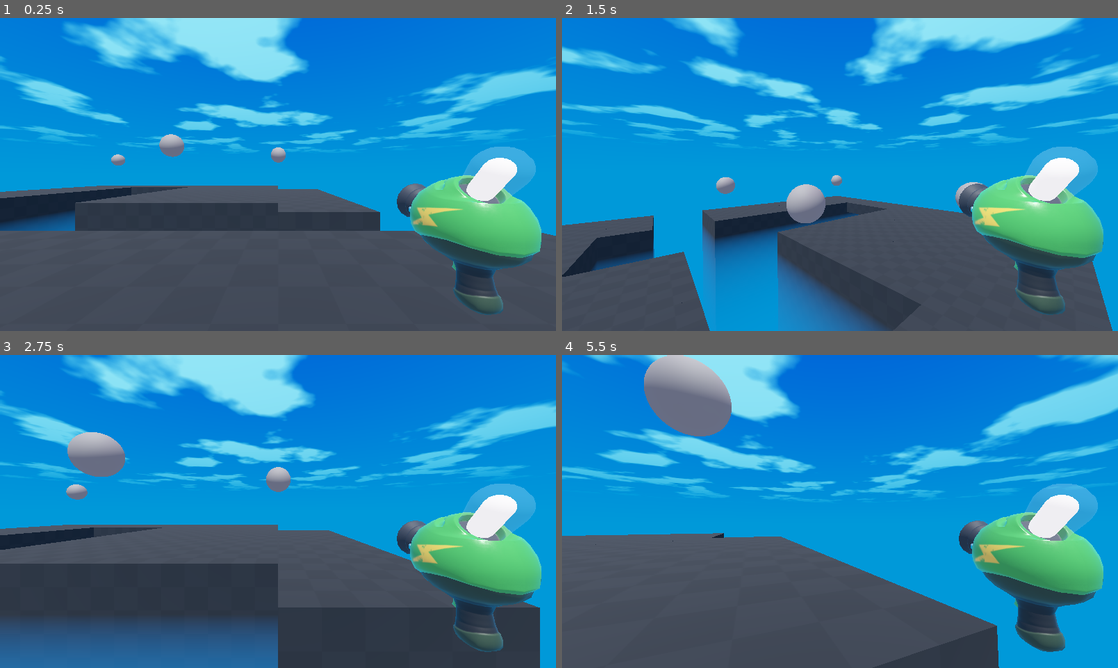
Above: before the commit, frames 1-4 (two rows, left to right).
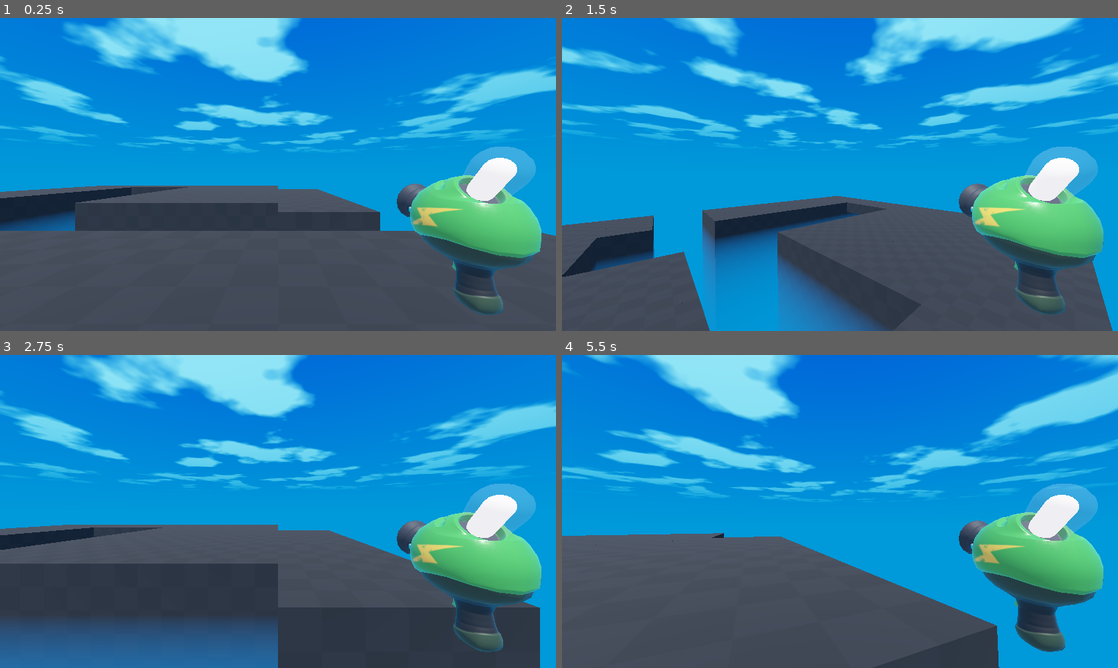
Above: after the commit, the same moments.

Repository: gdquest-demos/getting-started-with-godot-4
Game: Godot game, scene res://game.tscn
Same seed, same stepped clock (60 frames per second), same inputs: the game is played once before the commit and once after it.
Inputs (mouse positions are in pixels of both pictures, inside the frame that each line leads up to):
- Up to frame 1 (0.25 s): no input
- Up to frame 2 (1.5 s): tap Enter at 0.5 s; move the mouse to (867, 174) at 0.52 s; press the mouse at (867, 174) at 0.53 s; hold W (move_forward) from 0.53 s (still down); tap Space (jump) at 0.77 s; move the mouse to (812, 174) at 1.27 s; release the mouse at (812, 174) at 1.28 s; tap T at 1.35 s
- Up to frame 3 (2.75 s): keep holding W (move_forward); tap Space (jump) at 1.52 s; move the mouse to (289, 505) at 2.02 s; tap Y at 2.1 s
- Up to frame 4 (5.5 s): keep holding W (move_forward); move the mouse to (834, 517) at 2.77 s; tap Z at 2.85 s; tap Space (jump) at 3.02, 3.77, 4.25, 4.52 s; move the mouse to (878, 514) at 3.52 s; tap G at 3.6 s; move the mouse to (795, 508) at 4.27 s; tap R at 4.35 s; move the mouse to (845, 511) at 5.02 s; tap H at 5.1 s

The runs differ from the first frame. In frame 1, 0.4% of the frame differs, in the area x 20-52%, y 37-48%; in frame 2, 1.0%; in frame 3, 1.6%; in frame 4, 3.1%, in the area x 14-31%, y 0-26%.

Commit message:
add spawner for mobs

Diff:
--- a/3d-project-completed/game.tscn
+++ b/3d-project-completed/game.tscn
@@ -4,7 +4,7 @@
 [ext_resource type="Script" path="res://game.gd" id="1_xym6k"]
 [ext_resource type="Sky" path="res://sky/sky.tres" id="2_ixrad"]
 [ext_resource type="MeshLibrary" uid="uid://b8dsyehebhq1j" path="res://floor.tres" id="4_15xx1"]
-[ext_resource type="PackedScene" uid="uid://dfwbq2vombjvr" path="res://mob.tscn" id="5_otjwq"]
+[ext_resource type="PackedScene" uid="uid://xtl5acmpaa04" path="res://spawner_3d.tscn" id="5_7vlo8"]
 
 [sub_resource type="Environment" id="Environment_pev5d"]
 background_mode = 2
@@ -59,16 +59,13 @@
 [node name="DirectionalLight3D" type="DirectionalLight3D" parent="."]
 transform = Transform3D(1, 0, 0, 0, -0.370168, 0.928965, 0, -0.928965, -0.370168, -0.515401, 8.99704, 0)
 
-[node name="Mob" parent="." instance=ExtResource("5_otjwq")]
-transform = Transform3D(1, 0, 0, 0, 1, 0, 0, 0, 1, 0, 3.41596, 14)
+[node name="MobSpawner3D" parent="." instance=ExtResource("5_7vlo8")]
+transform = Transform3D(1, 0, 0, 0, 1, 0, 0, 0, 1, 0.877757, 0, 20.8173)
 
-[node name="Mob2" parent="." instance=ExtResource("5_otjwq")]
-transform = Transform3D(1, 0, 0, 0, 1, 0, 0, 0, 1, 14.7228, 3.41596, 18.7163)
+[node name="MobSpawner3D2" parent="." instance=ExtResource("5_7vlo8")]
+transform = Transform3D(1, 0, 0, 0, 1, 0, 0, 0, 1, 16.7262, 0, 20.8173)
 
-[node name="Mob3" parent="." instance=ExtResource("5_otjwq")]
-transform = Transform3D(1, 0, 0, 0, 1, 0, 0, 0, 1, 14.2267, 3.41596, 7.50158)
-
-[node name="Mob4" parent="." instance=ExtResource("5_otjwq")]
-transform = Transform3D(1, 0, 0, 0, 1, 0, 0, 0, 1, 5.15658, 3.41596, 9.87135)
+[node name="MobSpawner3D3" parent="." instance=ExtResource("5_7vlo8")]
+transform = Transform3D(1, 0, 0, 0, 1, 0, 0, 0, 1, 16.7262, 0, 0.15167)
 
 [connection signal="body_entered" from="KillPlane" to="." method="_on_kill_plane_body_entered"]
--- /dev/null
+++ b/3d-project-completed/spawner_3d.gd
@@ -0,0 +1,8 @@
+extends Node3D
+
+@export var mob_to_spawn: PackedScene = preload("res://mob.tscn")
+
+
+func _on_timer_timeout():
+	var new_mob = mob_to_spawn.instantiate()
+	add_child(new_mob)
--- /dev/null
+++ b/3d-project-completed/spawner_3d.tscn
@@ -0,0 +1,12 @@
+[gd_scene load_steps=2 format=3 uid="uid://xtl5acmpaa04"]
+
+[ext_resource type="Script" path="res://spawner_3d.gd" id="1_5kn8d"]
+
+[node name="MobSpawner3D" type="Node3D"]
+script = ExtResource("1_5kn8d")
+
+[node name="Timer" type="Timer" parent="."]
+wait_time = 4.0
+autostart = true
+
+[connection signal="timeout" from="Timer" to="." method="_on_timer_timeout"]
Not shown: 4 places in 3d-project-completed/floor.tres that only renumber resources
